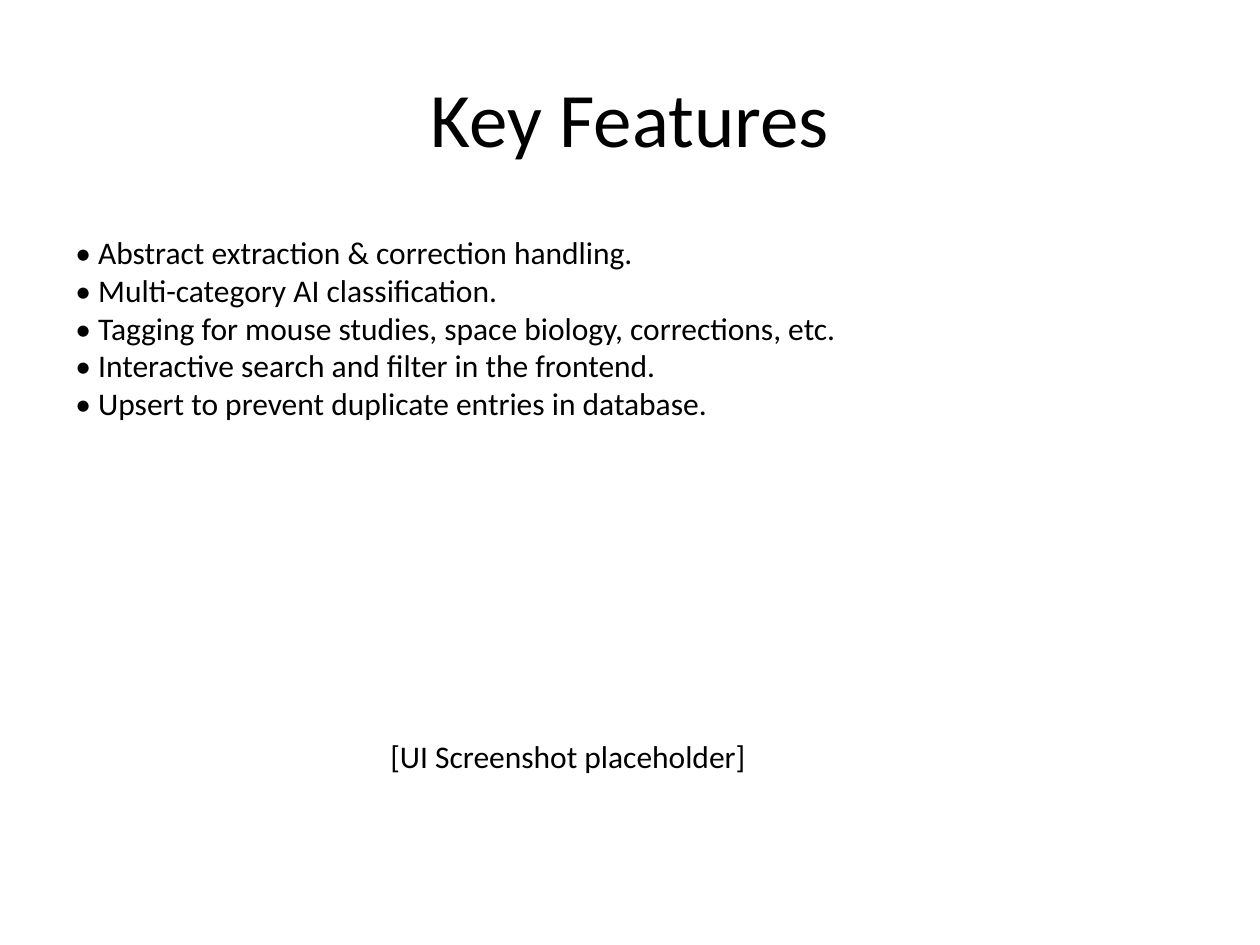
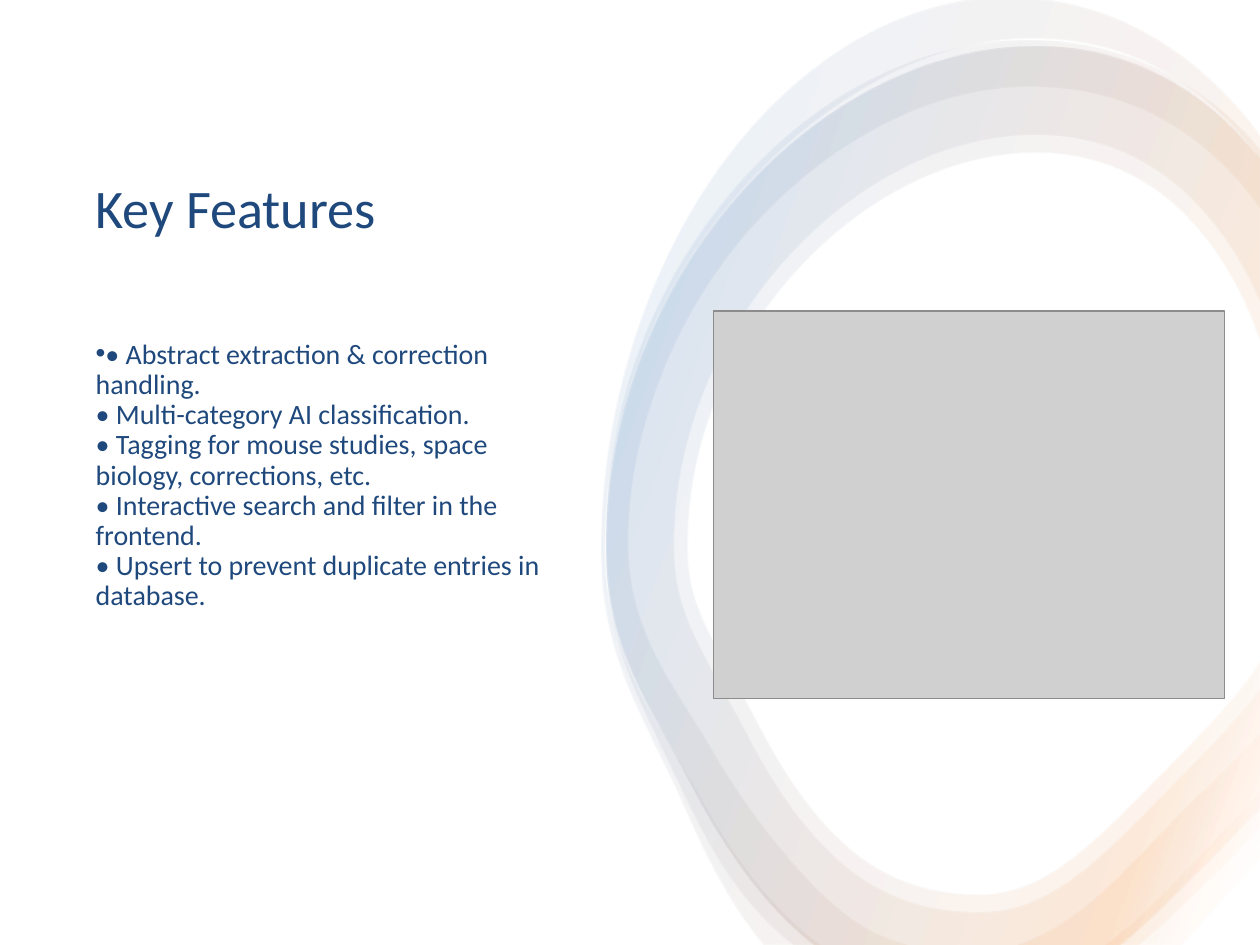
Before and after one commit to akrios-d/biospace-engine, a slide deck: slide 5 of ExoLexis_Presentation.pptx. Drawn at 1260x945 pixels with LibreOffice and Linux fonts; fonts in the diff are those of the drawing; grey boxes stand for pictures. Boxes give left, top, right and bottom in pixels: in the first picture for what was removed or moved away, otherwise in the second. Text is boxed around its words. In the diff, an @@ line names an element or a change of style, - is before the commit and + after.

```diff
--- a/ExoLexis_Presentation.pptx
+++ b/ExoLexis_Presentation.pptx
@@ rectangle added at <box>0,0,1260,945</box>, fill #FFFFFF @@
@@ group added at <box>601,0,1260,945</box>: 4 freeform shapes @@
@@ title "Key Features": place and size @@
-title "Key Features" at <box>431,97,829,160</box>
+title "Key Features" at <box>96,193,376,237</box>
@@ title "Key Features" at <box>96,193,376,237</box>: size 44 to 31 pt, text colour #000000 to #1F497D; alignment centre to left; line spacing 1 to 0.9 @@
@@ picture added at <box>713,311,1225,698</box> @@
@@ text "• Abstract extraction & correction ...": place and size @@
-text "• Abstract extraction & correction ..." at <box>98,242,835,420</box>
+text "• Abstract extraction & correction ..." at <box>96,344,539,605</box>
@@ text "• Abstract extraction & correction ..." at <box>96,344,539,605</box>: size 18 to 16 pt, text colour #000000 to #1F497D; bullet none to •; line spacing 1 to 0.9; more space between paragraphs @@
@@ text removed at <box>390,745,745,773</box> @@
-[UI Screenshot placeholder]
```
Also in this commit, not shown: 6 other slides changed, 6 other files.
